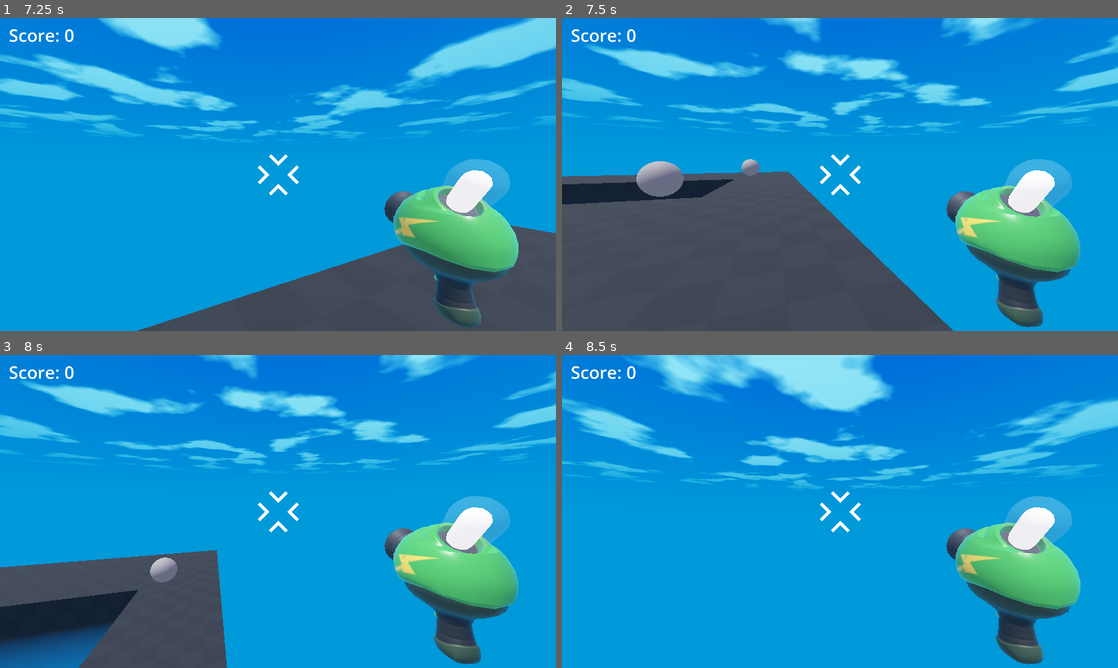
Above: before the commit, frames 1-4 (two rows, left to right).
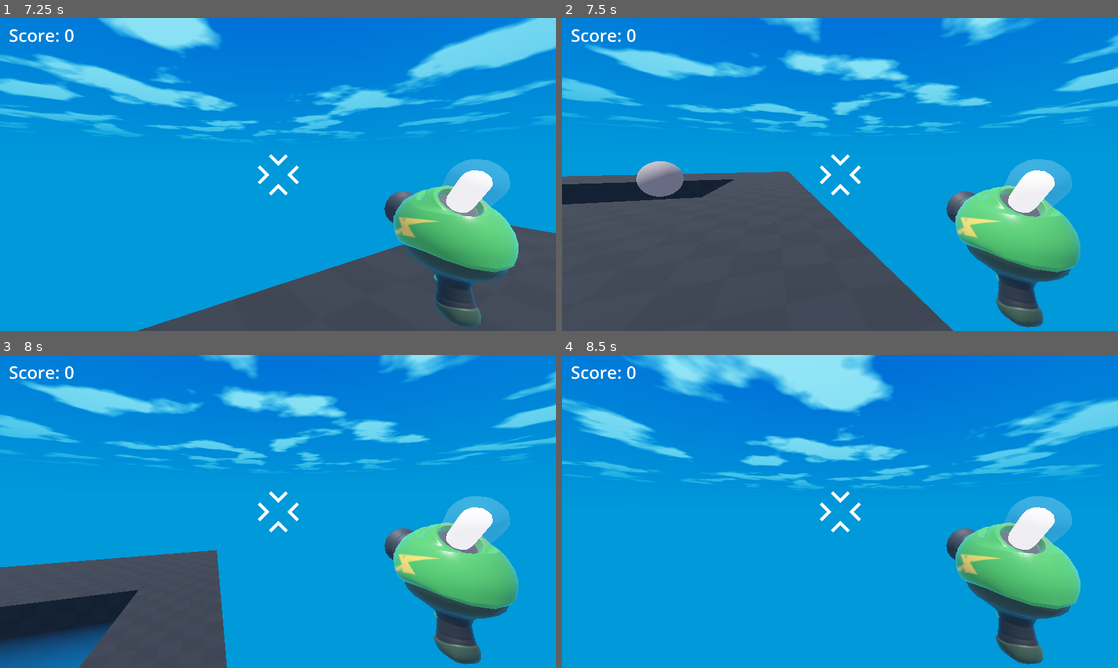
Above: after the commit, the same moments.

Repository: gdquest-demos/getting-started-with-godot-4
Game: Godot game, scene res://game.tscn
The game is run twice, just before and just after one commit, with the same random seed, the same clock (stepped at 60 frames per second) and the same inputs.
Inputs (mouse positions are in pixels of both pictures, inside the frame that each line leads up to):
- Up to frame 1 (7.25 s): tap Enter at 0.5 s; move the mouse to (305, 174) at 0.52 s; press the mouse at (305, 174) at 0.53 s; hold W (move_forward) 0.53-5.78 s; tap Space (jump) at 0.77, 1.52, 3.02, 3.77, 4.52, 6.02, 6.77 s; move the mouse to (250, 174) at 1.27 s; release the mouse at (250, 174) at 1.28 s; tap T at 1.35 s; move the mouse to (289, 168) at 2.02 s; tap Y at 2.1 s; move the mouse to (272, 180) at 2.77 s; tap Z at 2.85 s; move the mouse to (316, 177) at 3.52 s; tap G at 3.6 s; move the mouse to (233, 171) at 4.27 s; tap R at 4.35 s; move the mouse to (283, 174) at 5.02 s; tap H at 5.1 s; move the mouse to (255, 168) at 5.77 s; hold D (move_right) 5.78-6.53 s; tap Keypad Enter at 5.85 s; move the mouse to (305, 174) at 6.52 s; hold W (move_forward) from 6.53 s (still down); tap Shift at 6.6 s
- Up to frame 2 (7.5 s): keep holding W (move_forward); move the mouse to (812, 174) at 7.27 s; tap X at 7.35 s
- Up to frame 3 (8 s): keep holding W (move_forward); tap Space (jump) at 7.52 s
- Up to frame 4 (8.5 s): keep holding W (move_forward); move the mouse to (851, 505) at 8.02 s; tap Backspace at 8.1 s

Frame 1 is identical in both runs. In frame 2, 0.1% of the frame differs, in the area x 4-36%, y 45-61%; in frame 3, 0.3%, in the area x 27-32%, y 64-73%; in frame 4, nothing differs.

Commit message:
make enemies spawn faster over time

Diff:
--- a/3d-project-completed/spawner_3d.gd
+++ b/3d-project-completed/spawner_3d.gd
@@ -3,6 +3,11 @@
 signal mob_spawned(mob)
 
 @export var mob_to_spawn: PackedScene = preload("res://mob.tscn")
+@export var start_time_between_spawn = 4.0
+
+
+func _ready():
+	%Timer.wait_time = start_time_between_spawn
 
 
 func _on_timer_timeout():
@@ -10,3 +15,7 @@
 	add_child(new_mob)
 	new_mob.global_position = global_position
 	mob_spawned.emit(new_mob)
+
+	# Each time a mob spawns, we make the game a little harder
+	const MINIMUM_SPAWN_TIME = 1.5
+	%Timer.wait_time = max(MINIMUM_SPAWN_TIME, %Timer.wait_time - 0.1)
--- a/3d-project-completed/spawner_3d.tscn
+++ b/3d-project-completed/spawner_3d.tscn
@@ -7,6 +7,7 @@
 script = ExtResource("1_5kn8d")
 
 [node name="Timer" type="Timer" parent="."]
+unique_name_in_owner = true
 wait_time = 2.5
 autostart = true
 
Not shown: 4 places in 3d-project-completed/floor.tres that only renumber resources
